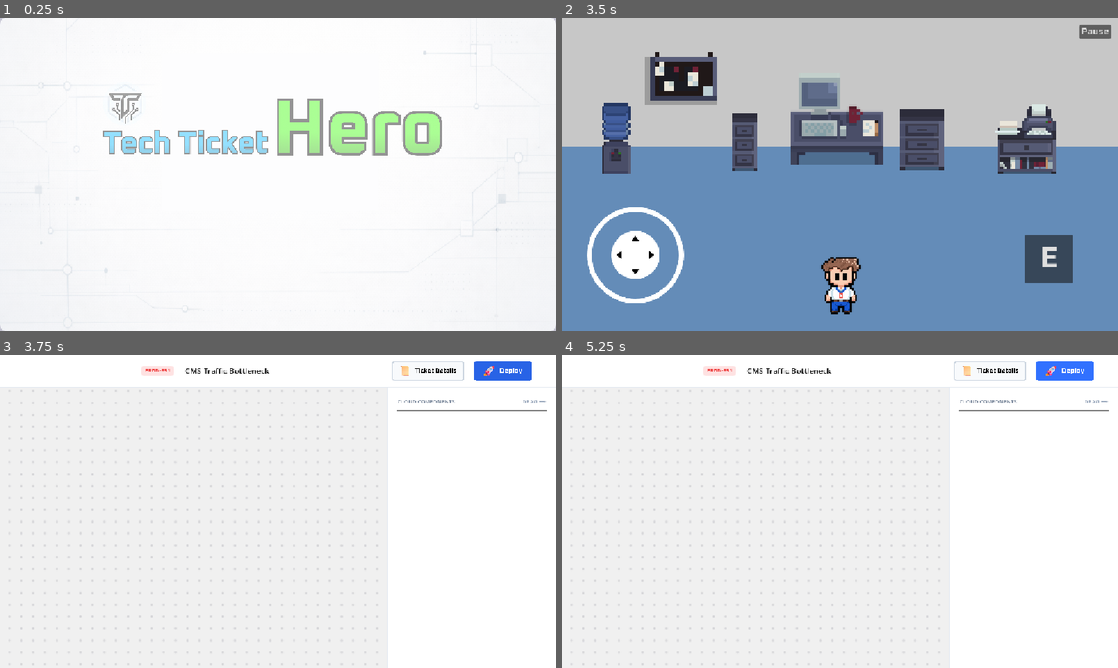
Above: before the commit, frames 1-4 (two rows, left to right).
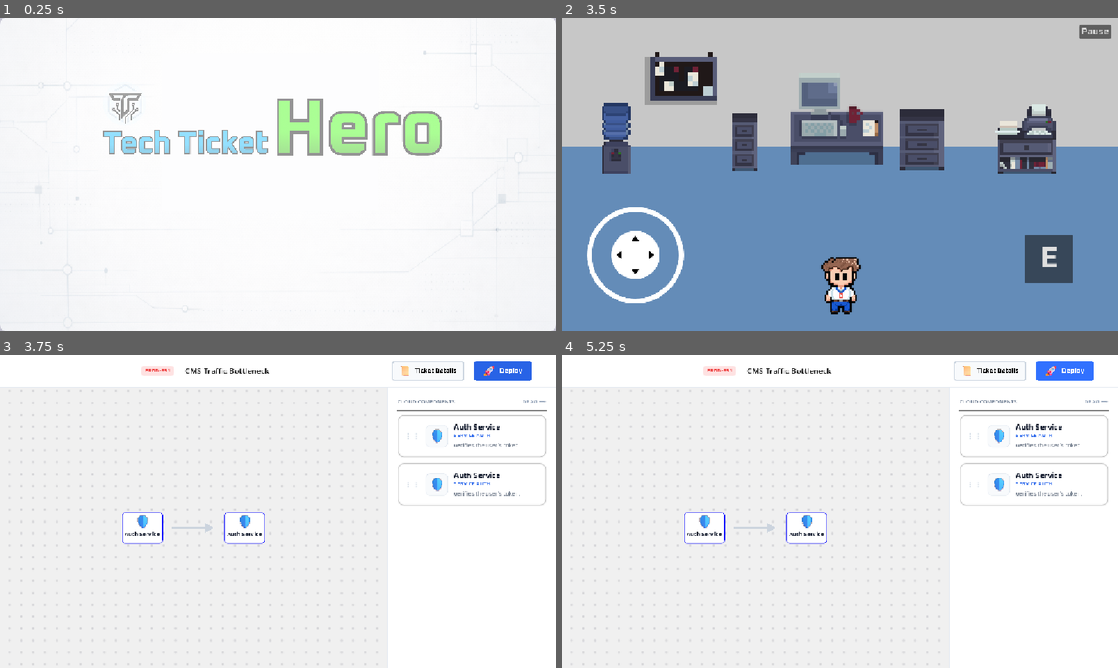
Above: after the commit, the same moments.

Repository: DezJukes/tech-ticket-hero
Game: Godot game, scene res://Scenes/Menu/main_menu.tscn
Same seed, same stepped clock (60 frames per second), same inputs: the game is played once before the commit and once after it.
Inputs (mouse positions are in pixels of both pictures, inside the frame that each line leads up to):
- Up to frame 1 (0.25 s): no input
- Up to frame 2 (3.5 s): move the mouse to (962, 158) at 0.52 s; hold D (move_right) 0.53-1.25 s; click (962, 158) at 0.67 s; drag from (728, 190) to (812, 237) at 1.27 s; click (840, 208) at 2 s; click (834, 193) at 2.75 s
- Up to frame 3 (3.75 s): click "E" at 3.5 s
- Up to frame 4 (5.25 s): click (990, 370) at 4.25 s; click (1062, 370) at 5 s

Frames 1-2 are identical in both runs. In frame 3, 1.5% of the frame differs, in the area x 22-99%, y 19-61%; in frame 4, 1.5%.

Commit message:
Added arrow; System Architecture Board implemented;
TODO: Fix the bug why the components are turning the same.

Diff:
--- a/Scenes/System Architecture Gameplay/GameInterface.tscn
+++ b/Scenes/System Architecture Gameplay/GameInterface.tscn
@@ -8,6 +8,11 @@
 [ext_resource type="Texture2D" uid="uid://88w238ppgoux" path="res://Assets/Misc/System Gameplay/Deploy Button/deploy_button_pressed.png" id="5_vvtdt"]
 [ext_resource type="Texture2D" uid="uid://lkh0k2su5n1y" path="res://Assets/Misc/System Gameplay/Deploy Button/deploy_button_hovered.png" id="6_bubmk"]
 [ext_resource type="Texture2D" uid="uid://dhb5cchugfrxn" path="res://Assets/Misc/System Gameplay/background-board.png" id="7_okh1a"]
+[ext_resource type="PackedScene" uid="uid://dtmu6ugsyyu7j" path="res://Scenes/System Components/Global Components/Application Server/application_server_comp.tscn" id="9_pedpk"]
+[ext_resource type="PackedScene" uid="uid://c0wu12ridnit8" path="res://Scenes/System Components/CMS/Content Creator/content_creator_dropped.tscn" id="9_vvtdt"]
+[ext_resource type="Texture2D" uid="uid://gnxh0w2iwcr" path="res://Assets/Misc/Arrow.png" id="10_bubmk"]
+[ext_resource type="PackedScene" uid="uid://dtmu6ugsyyu7j" path="res://Scenes/System Components/Global Components/API Gateway/api_gateway_comp.tscn" id="10_eoklo"]
+[ext_resource type="PackedScene" uid="uid://c0wu12ridnit8" path="res://Scenes/System Components/CMS/Content Delivery/content_delivery_dropped.tscn" id="11_okh1a"]
 
 [sub_resource type="StyleBoxFlat" id="StyleBoxFlat_vo8ic"]
 bg_color = Color(1, 1, 1, 1)
@@ -130,6 +135,23 @@
 
 [node name="ArchitectureFlow" type="HBoxContainer" parent="Workspace/BoardArea/CenterContainer" unique_id=930266797]
 layout_mode = 2
+theme_override_constants/separation = 16
+
+[node name="DroppedBadge" parent="Workspace/BoardArea/CenterContainer/ArchitectureFlow" unique_id=1782913598 instance=ExtResource("9_vvtdt")]
+custom_minimum_size = Vector2(80, 0)
+layout_mode = 2
+
+[node name="Arrow1" type="TextureRect" parent="Workspace/BoardArea/CenterContainer/ArchitectureFlow" unique_id=1505836124]
+custom_minimum_size = Vector2(100, 60)
+layout_mode = 2
+size_flags_horizontal = 4
+texture = ExtResource("10_bubmk")
+expand_mode = 1
+stretch_mode = 5
+
+[node name="DroppedBadge2" parent="Workspace/BoardArea/CenterContainer/ArchitectureFlow" unique_id=875525278 instance=ExtResource("11_okh1a")]
+custom_minimum_size = Vector2(80, 0)
+layout_mode = 2
 
 [node name="ToolkitSidebar" type="PanelContainer" parent="Workspace" unique_id=79764630]
 custom_minimum_size = Vector2(350, 0)
@@ -175,11 +197,15 @@
 size_flags_vertical = 3
 horizontal_scroll_mode = 3
 
-[node name="VBoxContainer" type="VBoxContainer" parent="Workspace/ToolkitSidebar/MarginContainer/VBoxContainer/ScrollContainer" unique_id=667776313]
-layout_mode = 2
-size_flags_horizontal = 3
-theme_override_constants/separation = 16
-
-[node name="Control" type="Control" parent="Workspace/ToolkitSidebar/MarginContainer/VBoxContainer/ScrollContainer/VBoxContainer" unique_id=1244222171]
-custom_minimum_size = Vector2(0, 24)
-layout_mode = 2
+[node name="VBoxContainer" type="VBoxContainer" parent="Workspace/ToolkitSidebar/MarginContainer/VBoxContainer/ScrollContainer" unique_id=903903165]
+layout_mode = 2
+size_flags_horizontal = 3
+theme_override_constants/separation = 12
+
+[node name="ComponentCard" parent="Workspace/ToolkitSidebar/MarginContainer/VBoxContainer/ScrollContainer/VBoxContainer" unique_id=462797310 instance=ExtResource("10_eoklo")]
+layout_mode = 2
+script = null
+
+[node name="ComponentCard2" parent="Workspace/ToolkitSidebar/MarginContainer/VBoxContainer/ScrollContainer/VBoxContainer" unique_id=630195618 instance=ExtResource("9_pedpk")]
+layout_mode = 2
+script = null
--- a/Scenes/System Components/Global Components/API Gateway/api_gateway_comp.gd
+++ /dev/null
@@ -1,28 +0,0 @@
-extends PanelContainer
-
-# We only need to export the dropped scene, because the UI can't hold a scene file.
-@export var dropped_badge_scene: PackedScene
-
-# Update these $ paths to match your exact node tree!
-@onready var name_label = $MarginContainer/HBoxContainer/TextColumn/Title
-@onready var icon_rect = $MarginContainer/HBoxContainer/IconFrame/MarginContainer/IconImage
-
-func _get_drag_data(at_position: Vector2) -> Variant:
-	# 1. Grab the name and icon DIRECTLY from the UI you built in the editor
-	var drag_data = {
-		"name": name_label.text,
-		"icon": icon_rect.texture,
-		"badge_scene": dropped_badge_scene
-	}
-
-	# 2. Create the transparent ghost image
-	var preview = self.duplicate()
-	preview.modulate = Color(1, 1, 1, 0.6)
-
-	var preview_container = Control.new()
-	preview_container.add_child(preview)
-	preview.position = -preview.size / 2
-
-	set_drag_preview(preview_container)
-
-	return drag_data
--- a/Scenes/System Components/Global Components/Application Server/application_server_comp.gd
+++ /dev/null
@@ -1,28 +0,0 @@
-extends PanelContainer
-
-# We only need to export the dropped scene, because the UI can't hold a scene file.
-@export var dropped_badge_scene: PackedScene
-
-# Update these $ paths to match your exact node tree!
-@onready var name_label = $MarginContainer/HBoxContainer/TextColumn/Title
-@onready var icon_rect = $MarginContainer/HBoxContainer/IconFrame/MarginContainer/IconImage
-
-func _get_drag_data(at_position: Vector2) -> Variant:
-	# 1. Grab the name and icon DIRECTLY from the UI you built in the editor
-	var drag_data = {
-		"name": name_label.text,
-		"icon": icon_rect.texture,
-		"badge_scene": dropped_badge_scene
-	}
-
-	# 2. Create the transparent ghost image
-	var preview = self.duplicate()
-	preview.modulate = Color(1, 1, 1, 0.6)
-
-	var preview_container = Control.new()
-	preview_container.add_child(preview)
-	preview.position = -preview.size / 2
-
-	set_drag_preview(preview_container)
-
-	return drag_data
--- a/Scenes/System Components/Global Components/Auth Service/auth_service_dropped.tscn
+++ b/Scenes/System Components/Global Components/Auth Service/auth_service_dropped.tscn
@@ -3,7 +3,23 @@
 [ext_resource type="Texture2D" uid="uid://b12herorqimf6" path="res://Scenes/System Components/Global Components/Auth Service/img_auth_service.png" id="1_u2g34"]
 [ext_resource type="FontFile" uid="uid://c5rykut8ifhd8" path="res://Assets/Font/Oxanium-Bold.ttf" id="2_l18wb"]
 
-[node name="DroppedBadge" type="VBoxContainer" unique_id=2080545683]
+[sub_resource type="StyleBoxFlat" id="StyleBoxFlat_ghc6o"]
+bg_color = Color(1, 1, 1, 1)
+border_width_left = 1
+border_width_top = 1
+border_width_right = 1
+border_width_bottom = 1
+border_color = Color(0, 0, 1, 1)
+corner_radius_top_left = 5
+corner_radius_top_right = 5
+corner_radius_bottom_right = 5
+corner_radius_bottom_left = 5
+expand_margin_left = 2.0
+expand_margin_top = 2.0
+expand_margin_right = 2.0
+expand_margin_bottom = 2.0
+
+[node name="DroppedBadge" type="PanelContainer" unique_id=492691361]
 anchors_preset = 15
 anchor_right = 1.0
 anchor_bottom = 1.0
@@ -11,10 +27,12 @@
 offset_bottom = -595.0
 grow_horizontal = 2
 grow_vertical = 2
-theme_override_constants/separation = 4
-alignment = 1
+theme_override_styles/panel = SubResource("StyleBoxFlat_ghc6o")
 
-[node name="Icon" type="TextureRect" parent="." unique_id=2087670836]
+[node name="VBoxContainer" type="VBoxContainer" parent="." unique_id=964551697]
+layout_mode = 2
+
+[node name="Icon" type="TextureRect" parent="VBoxContainer" unique_id=2087670836]
 custom_minimum_size = Vector2(32, 32)
 layout_mode = 2
 size_flags_horizontal = 4
@@ -22,7 +40,7 @@
 texture = ExtResource("1_u2g34")
 expand_mode = 1
 
-[node name="NameLabel" type="Label" parent="." unique_id=1241469442]
+[node name="NameLabel" type="Label" parent="VBoxContainer" unique_id=1241469442]
 layout_mode = 2
 theme_override_colors/font_color = Color(0.05882353, 0.09019608, 0.16470589, 1)
 theme_override_fonts/font = ExtResource("2_l18wb")
Binary file added: Assets/Misc/Arrow.png
Not shown, added: Assets/Misc/Arrow.png.import
Not shown, removed: Scenes/System Components/Global Components/API Gateway/api_gateway_comp.gd.uid
Not shown, removed: Scenes/System Components/Global Components/Application Server/application_server_comp.gd.uid
